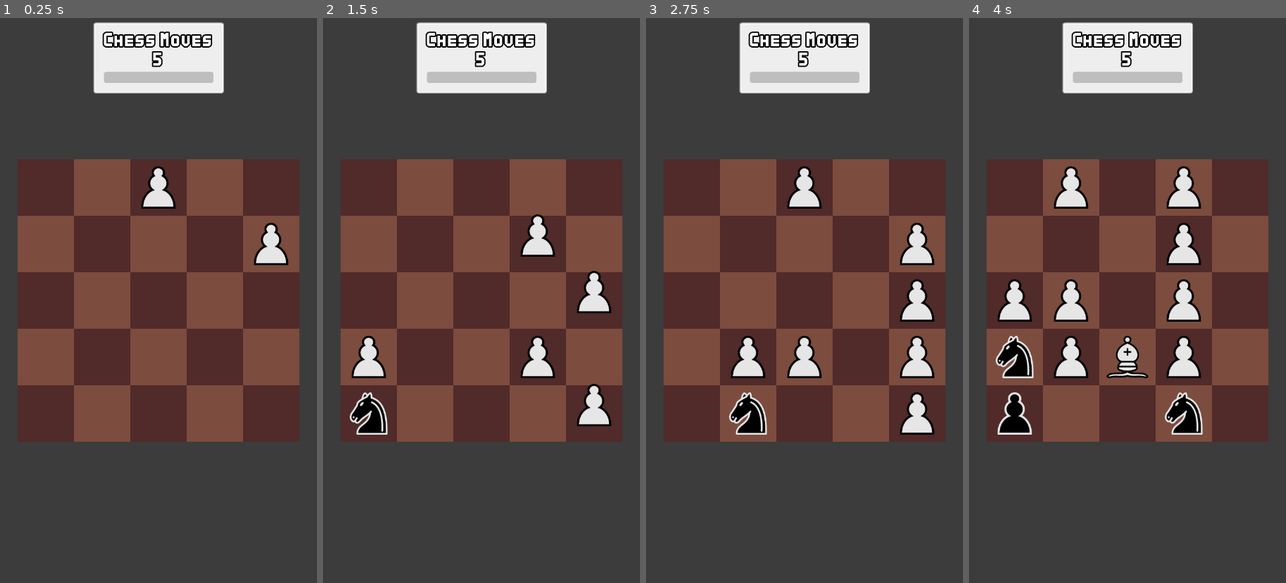
Above: before the commit, frames 1-4 (left to right).
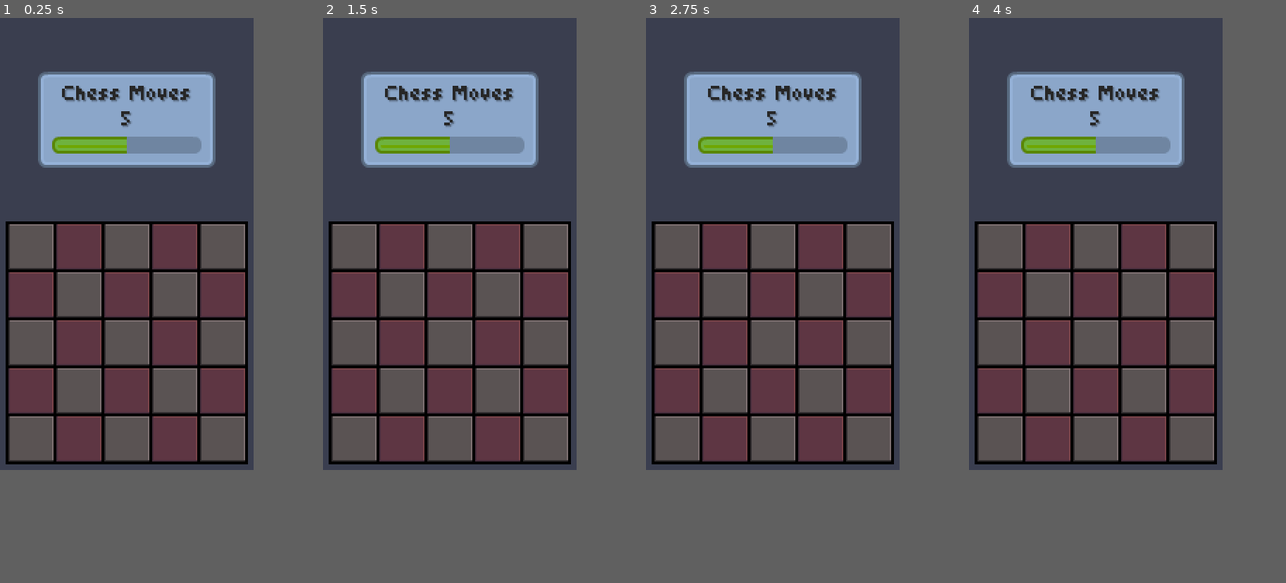
Above: after the commit, the same moments.

Repository: abaker-skudlarek/ChessTiles
Game: Godot game, scene res://Scenes/main.tscn
Same seed, same stepped clock (60 frames per second), same inputs: the game is played once before the commit and once after it. The engine's default icon, where the game draws it, is replaced by a stand-in: a white triangle on a blue panel in a dark square.
Inputs (mouse positions are in pixels of both pictures, inside the frame that each line leads up to):
- Up to frame 1 (0.25 s): no input
- Up to frame 2 (1.5 s): tap Enter at 0.5 s; move the mouse to (551, 272) at 0.52 s; hold Right (slide_move_right) 0.53-1.28 s; click (551, 272) at 0.67 s; tap Space at 1.25 s; move the mouse to (367, 413) at 1.27 s; hold Down (slide_move_down) from 1.28 s (still down); click (367, 413) at 1.42 s
- Up to frame 3 (2.75 s): tap Enter at 2 s; move the mouse to (836, 176) at 2.02 s; release Down (slide_move_down) at 2.03 s; hold Right (slide_move_right) from 2.03 s (still down)
- Up to frame 4 (4 s): tap Space at 2.75 s; move the mouse to (1111, 413) at 2.77 s; release Right (slide_move_right) at 2.78 s; hold Up (slide_move_up) 2.78-3.53 s; click (1111, 413) at 2.92 s; tap Enter at 3.5 s; move the mouse to (1222, 385) at 3.52 s; hold Left (slide_move_left) from 3.53 s (still down)
In our replay, the window is 450x800 before the commit and 360x640 after it. These sizes can differ from the game's own. Grey fills any space a smaller window leaves; there, only what the larger window draws over its background counts as a difference.

The runs differ from the first frame. In frame 1, 56% of the frame differs, in the area x 1-95%, y 0-79%; in frame 2, 57%; in frame 3, 57%; in frame 4, 55%.

Commit message:
added new board, updated UI to be correct size, new font

Diff:
--- a/Scenes/Board/board.tscn
+++ b/Scenes/Board/board.tscn
@@ -1,6 +1,10 @@
-[gd_scene load_steps=2 format=3 uid="uid://6w14jlhqkap5"]
+[gd_scene load_steps=3 format=3 uid="uid://6w14jlhqkap5"]
 
 [ext_resource type="Script" path="res://Scripts/Game/board.gd" id="1_6gofn"]
+[ext_resource type="Texture2D" uid="uid://cyo2lc3x0meu2" path="res://Sprites/Board/board.png" id="1_pd0hm"]
 
-[node name="Board" type="Node"]
+[node name="Board" type="Sprite2D"]
+texture_filter = 1
+position = Vector2(90, 230)
+texture = ExtResource("1_pd0hm")
 script = ExtResource("1_6gofn")
--- a/Scenes/Board/empty_move_overlay.tscn
+++ b/Scenes/Board/empty_move_overlay.tscn
@@ -1,16 +1,17 @@
 [gd_scene load_steps=4 format=3 uid="uid://b7e1nl1ppbvrw"]
 
 [ext_resource type="Script" path="res://Scripts/Game/empty_move_overlay.gd" id="1_o3f4l"]
-[ext_resource type="Texture2D" uid="uid://cmwq0g3ryqlxw" path="res://Sprites/Squares/empty_move_square_overlay.png" id="2_41vr5"]
+[ext_resource type="Texture2D" uid="uid://cipphmw2qfyqq" path="res://Sprites/Board/28x28_black_move_overlay.png" id="2_fiun6"]
 
 [sub_resource type="RectangleShape2D" id="RectangleShape2D_ltqoe"]
-size = Vector2(128, 128)
+size = Vector2(28, 28)
 
 [node name="EmptyMoveOverlay" type="Area2D"]
 script = ExtResource("1_o3f4l")
 
 [node name="Sprite2D" type="Sprite2D" parent="."]
-texture = ExtResource("2_41vr5")
+texture_filter = 1
+texture = ExtResource("2_fiun6")
 
 [node name="CollisionShape2D" type="CollisionShape2D" parent="."]
 shape = SubResource("RectangleShape2D_ltqoe")
--- a/Scenes/Board/enemy_move_overlay.tscn
+++ b/Scenes/Board/enemy_move_overlay.tscn
@@ -1,16 +1,17 @@
 [gd_scene load_steps=4 format=3 uid="uid://d3jrrpaqw32y1"]
 
 [ext_resource type="Script" path="res://Scripts/Game/enemy_move_overlay.gd" id="1_i25rs"]
-[ext_resource type="Texture2D" uid="uid://csqbyvcuu6sp2" path="res://Sprites/Squares/red_move_square_overlay.png" id="2_iduaq"]
+[ext_resource type="Texture2D" uid="uid://bucoq5366xur" path="res://Sprites/Board/28x28_red_move_overlay.png" id="2_0lxt4"]
 
 [sub_resource type="RectangleShape2D" id="RectangleShape2D_ltqoe"]
-size = Vector2(128, 128)
+size = Vector2(28, 28)
 
 [node name="EnemyMoveOverlay" type="Area2D"]
 script = ExtResource("1_i25rs")
 
 [node name="Sprite2D" type="Sprite2D" parent="."]
-texture = ExtResource("2_iduaq")
+texture_filter = 1
+texture = ExtResource("2_0lxt4")
 
 [node name="CollisionShape2D" type="CollisionShape2D" parent="."]
 shape = SubResource("RectangleShape2D_ltqoe")
--- a/Scenes/Pieces/Enemy/enemy_king.tscn
+++ b/Scenes/Pieces/Enemy/enemy_king.tscn
@@ -4,7 +4,6 @@
 [ext_resource type="Texture2D" uid="uid://b2ilap5plc1cg" path="res://Sprites/Enemy/b_king.png" id="2_hmgrl"]
 
 [node name="EnemyKing" instance=ExtResource("1_tf1g7")]
-scale = Vector2(0.75, 0.75)
 value = 20
 piece_name = "enemy_king"
 
--- a/Scenes/Pieces/Enemy/enemy_knight.tscn
+++ b/Scenes/Pieces/Enemy/enemy_knight.tscn
@@ -4,7 +4,6 @@
 [ext_resource type="Texture2D" uid="uid://bi21o1vfrebgc" path="res://Sprites/Enemy/b_knight.png" id="2_hejjn"]
 
 [node name="EnemyKnight" instance=ExtResource("1_53vnd")]
-scale = Vector2(0.75, 0.75)
 value = 3
 piece_name = "enemy_knight"
 
--- a/Scenes/Pieces/Enemy/enemy_pawn.tscn
+++ b/Scenes/Pieces/Enemy/enemy_pawn.tscn
@@ -4,7 +4,6 @@
 [ext_resource type="Texture2D" uid="uid://bce3jc36srac8" path="res://Sprites/Enemy/b_pawn.png" id="2_qh1bo"]
 
 [node name="EnemyPawn" instance=ExtResource("1_el0t1")]
-scale = Vector2(0.75, 0.75)
 value = 1
 piece_name = "enemy_pawn"
 
--- a/Scenes/Pieces/Enemy/enemy_piece_base.tscn
+++ b/Scenes/Pieces/Enemy/enemy_piece_base.tscn
@@ -8,6 +8,7 @@
 size = Vector2(128, 128)
 
 [node name="Area2D" type="Area2D"]
+scale = Vector2(0.18, 0.18)
 script = ExtResource("1_dsfhh")
 
 [node name="Sprite2D" type="Sprite2D" parent="."]
--- a/Scenes/Pieces/Enemy/enemy_queen.tscn
+++ b/Scenes/Pieces/Enemy/enemy_queen.tscn
@@ -4,7 +4,6 @@
 [ext_resource type="Texture2D" uid="uid://i3jxk35hwqk3" path="res://Sprites/Enemy/b_queen.png" id="2_87k8q"]
 
 [node name="EnemyQueen" instance=ExtResource("1_ovy78")]
-scale = Vector2(0.75, 0.75)
 value = 9
 piece_name = "enemy_queen"
 
--- a/Scenes/Pieces/Enemy/enemy_rook.tscn
+++ b/Scenes/Pieces/Enemy/enemy_rook.tscn
@@ -4,7 +4,6 @@
 [ext_resource type="Texture2D" uid="uid://bfgd0nf0yl71m" path="res://Sprites/Enemy/b_rook.png" id="2_ymlmw"]
 
 [node name="EnemyRook" instance=ExtResource("1_xbkle")]
-scale = Vector2(0.75, 0.75)
 value = 5
 piece_name = "enemy_rook"
 
--- a/Scenes/Pieces/Player/player_bishop.tscn
+++ b/Scenes/Pieces/Player/player_bishop.tscn
@@ -5,7 +5,6 @@
 [ext_resource type="Script" path="res://Scripts/Game/Pieces/player_bishop.gd" id="2_utnkl"]
 
 [node name="PlayerBishop" instance=ExtResource("1_ejgrv")]
-scale = Vector2(0.75, 0.75)
 script = ExtResource("2_utnkl")
 
 [node name="Sprite2D" parent="." index="0"]
--- a/Scenes/Pieces/Player/player_king.tscn
+++ b/Scenes/Pieces/Player/player_king.tscn
@@ -5,7 +5,6 @@
 [ext_resource type="Texture2D" uid="uid://c6bnr7flxneae" path="res://Sprites/Player/w_king.png" id="2_v152s"]
 
 [node name="PlayerKing" instance=ExtResource("1_jkld3")]
-scale = Vector2(0.75, 0.75)
 script = ExtResource("2_ec2sf")
 
 [node name="Sprite2D" parent="." index="0"]
--- a/Scenes/Pieces/Player/player_knight.tscn
+++ b/Scenes/Pieces/Player/player_knight.tscn
@@ -5,7 +5,6 @@
 [ext_resource type="Texture2D" uid="uid://ddb3mvx67epsl" path="res://Sprites/Player/w_knight.png" id="2_twe6k"]
 
 [node name="PlayerKnight" instance=ExtResource("1_ki6sf")]
-scale = Vector2(0.75, 0.75)
 script = ExtResource("2_b3suf")
 
 [node name="Sprite2D" parent="." index="0"]
--- a/Scenes/Pieces/Player/player_pawn.tscn
+++ b/Scenes/Pieces/Player/player_pawn.tscn
@@ -5,7 +5,6 @@
 [ext_resource type="Script" path="res://Scripts/Game/Pieces/player_pawn.gd" id="2_tjdu2"]
 
 [node name="PlayerPawn" instance=ExtResource("1_xitxf")]
-scale = Vector2(0.75, 0.75)
 script = ExtResource("2_tjdu2")
 
 [node name="Sprite2D" parent="." index="0"]
--- a/Scenes/Pieces/Player/player_piece_base.tscn
+++ b/Scenes/Pieces/Player/player_piece_base.tscn
@@ -8,6 +8,7 @@
 size = Vector2(128, 128)
 
 [node name="Area2D" type="Area2D"]
+scale = Vector2(0.18, 0.18)
 script = ExtResource("1_g7hxw")
 
 [node name="Sprite2D" type="Sprite2D" parent="."]
--- a/Scenes/Pieces/Player/player_queen.tscn
+++ b/Scenes/Pieces/Player/player_queen.tscn
@@ -8,7 +8,6 @@
 size = Vector2(128, 128)
 
 [node name="player_queen" instance=ExtResource("1_7f82r")]
-scale = Vector2(0.75, 0.75)
 script = ExtResource("2_dqydr")
 
 [node name="Sprite2D" parent="." index="0"]
--- a/Scenes/Pieces/Player/player_rook.tscn
+++ b/Scenes/Pieces/Player/player_rook.tscn
@@ -5,7 +5,6 @@
 [ext_resource type="Script" path="res://Scripts/Game/Pieces/player_rook.gd" id="2_rr8a2"]
 
 [node name="PlayerRook" instance=ExtResource("1_ru1f2")]
-scale = Vector2(0.75, 0.75)
 script = ExtResource("2_rr8a2")
 
 [node name="Sprite2D" parent="." index="0"]
--- a/Scenes/UI/chess_moves_ui.tscn
+++ b/Scenes/UI/chess_moves_ui.tscn
@@ -1,26 +1,23 @@
 [gd_scene load_steps=4 format=3 uid="uid://bfk0nh8h46qhx"]
 
 [ext_resource type="Script" path="res://Scripts/UI/chess_moves_ui.gd" id="1_jwq7c"]
-[ext_resource type="Texture2D" uid="uid://bnv10rdjqahgp" path="res://UI/Sprites/ProgressBars/square_shadow.png" id="1_p3xxb"]
-[ext_resource type="Texture2D" uid="uid://cku6rk7hja4mo" path="res://UI/Sprites/ProgressBars/squareYellow.png" id="2_me6xk"]
+[ext_resource type="Texture2D" uid="uid://bnv10rdjqahgp" path="res://UI/Sprites/ProgressBars/square_shadow.png" id="2_el3ct"]
+[ext_resource type="Texture2D" uid="uid://cku6rk7hja4mo" path="res://UI/Sprites/ProgressBars/squareYellow.png" id="3_awud6"]
 
 [node name="ChessMovesUI" type="PanelContainer"]
 texture_filter = 1
-offset_right = 297.0
-offset_bottom = 161.0
+offset_right = 126.0
+offset_bottom = 68.0
 script = ExtResource("1_jwq7c")
 
 [node name="VBoxContainer" type="VBoxContainer" parent="."]
 layout_mode = 2
 
 [node name="ChessMovesLabel" type="Label" parent="VBoxContainer"]
+texture_filter = 1
 layout_mode = 2
 text = "Chess Moves"
 horizontal_alignment = 1
-
-[node name="Spacer1" type="Control" parent="VBoxContainer"]
-layout_mode = 2
-size_flags_vertical = 3
 
 [node name="ChessMovesRemainingLabel" type="Label" parent="VBoxContainer"]
 layout_mode = 2
@@ -28,16 +25,15 @@
 horizontal_alignment = 1
 vertical_alignment = 1
 
-[node name="Spacer2" type="Control" parent="VBoxContainer"]
-layout_mode = 2
-size_flags_vertical = 3
-
 [node name="ChargeBar" type="TextureProgressBar" parent="VBoxContainer"]
 layout_mode = 2
+size_flags_stretch_ratio = 0.0
+value = 50.0
 nine_patch_stretch = true
-stretch_margin_left = 10
-stretch_margin_top = 10
-stretch_margin_right = 10
-stretch_margin_bottom = 15
-texture_under = ExtResource("1_p3xxb")
-texture_progress = ExtResource("2_me6xk")
+stretch_margin_left = 6
+stretch_margin_top = 6
+stretch_margin_right = 6
+stretch_margin_bottom = 6
+texture_under = ExtResource("2_el3ct")
+texture_progress = ExtResource("3_awud6")
+tint_progress = Color(0.435294, 0.819608, 0.858824, 1)
--- a/Scenes/UI/game_over_ui.tscn
+++ b/Scenes/UI/game_over_ui.tscn
@@ -3,16 +3,15 @@
 [ext_resource type="Script" path="res://Scripts/UI/game_over_ui.gd" id="1_04rhw"]
 
 [node name="GameOverUI" type="PanelContainer"]
-texture_filter = 1
 anchors_preset = 8
 anchor_left = 0.5
 anchor_top = 0.5
 anchor_right = 0.5
 anchor_bottom = 0.5
-offset_left = -180.0
-offset_top = -180.0
-offset_right = 180.0
-offset_bottom = 180.0
+offset_left = -73.0
+offset_top = -75.5
+offset_right = 73.0
+offset_bottom = 75.5
 grow_horizontal = 2
 grow_vertical = 2
 script = ExtResource("1_04rhw")
--- a/Scenes/UI/hud.tscn
+++ b/Scenes/UI/hud.tscn
@@ -9,10 +9,11 @@
 anchors_preset = 5
 anchor_left = 0.5
 anchor_right = 0.5
-offset_left = -148.5
-offset_top = 10.0
-offset_right = 148.5
-offset_bottom = 171.0
+offset_left = -63.0
+offset_top = 38.0
+offset_right = 63.0
+offset_bottom = 106.0
 grow_horizontal = 2
 
 [node name="GameOverUI" parent="." instance=ExtResource("2_86e4r")]
+visible = false
--- a/Scenes/main.tscn
+++ b/Scenes/main.tscn
@@ -5,6 +5,14 @@
 [ext_resource type="PackedScene" uid="uid://de32mbaaspe1p" path="res://Scenes/UI/end_game_scorer_ui.tscn" id="3_xyjwr"]
 
 [node name="Main" type="Node"]
+
+[node name="Background" type="ColorRect" parent="."]
+anchors_preset = 15
+anchor_right = 1.0
+anchor_bottom = 1.0
+grow_horizontal = 2
+grow_vertical = 2
+color = Color(0.227451, 0.243137, 0.309804, 1)
 
 [node name="HUD" parent="." instance=ExtResource("1_nm1hi")]
 
--- a/Scripts/Game/board.gd
+++ b/Scripts/Game/board.gd
@@ -4,9 +4,9 @@
 # -- Variables -- #
 # ------------------------------------------------------------------------------------------------ #
 
-const GRID_X_START_LOCATION: int = 104
-const GRID_Y_START_LOCATION: int = 384
-const GRID_OFFSET: int = 128
+const GRID_X_START_LOCATION: int = 22
+const GRID_Y_START_LOCATION: int = 163
+const GRID_OFFSET: int = 24
 const GRID_WIDTH: int = 5
 const GRID_HEIGHT: int = 5
 const NONE: String = "NONE"
@@ -254,14 +254,14 @@
 
 # ------------------------------------------------------------------------------------------------ #
 
-## Generate the board background by creating a grid of alternating sprites
-func _generate_board_background() -> void:
-	for i in GRID_WIDTH:
-		for j in GRID_HEIGHT:
-			var sprite := Sprite2D.new()
-			sprite.texture = ResourceManager.square_backgrounds["dark"] if (i + j) % 2 == 0 else ResourceManager.square_backgrounds["light"]
-			sprite.position = _grid_to_pixel(Vector2(i, j))
-			add_child(sprite)
+### Generate the board background by creating a grid of alternating sprites
+#func _generate_board_background() -> void:
+#	for i in GRID_WIDTH:
+#		for j in GRID_HEIGHT:
+#			var sprite := Sprite2D.new()
+#			sprite.texture = ResourceManager.square_backgrounds["dark"] if (i + j) % 2 == 0 else ResourceManager.square_backgrounds["light"]
+#			sprite.position = _grid_to_pixel(Vector2(i, j))
+#			add_child(sprite)
 
 # ------------------------------------------------------------------------------------------------ #
 
@@ -520,7 +520,7 @@
 ## Perform functions that need to occur at the start of the game
 func _on_state_changed_start_game() -> void:
 	_board = _create_empty_2d_array()
-	_generate_board_background()
+	#_generate_board_background()
 
 	# Get and spawn our starting pieces
 	var starting_pieces_to_spawn: Array = PieceSpawnManager.get_starting_pieces()
--- a/Themes/ui_theme.tres
+++ b/Themes/ui_theme.tres
@@ -1,46 +1,71 @@
-[gd_resource type="Theme" load_steps=10 format=3 uid="uid://dfotqr3hnuwjr"]
+[gd_resource type="Theme" load_steps=14 format=3 uid="uid://x3mhqnih38gy"]
 
-[ext_resource type="FontFile" uid="uid://2ic7ojsn1a1o" path="res://UI/Fonts/Kenney Bold.ttf" id="1_xltjr"]
-[ext_resource type="Texture2D" uid="uid://cthmpfqujkfca" path="res://UI/Sprites/Buttons/red_button02.png" id="2_r8e7j"]
-[ext_resource type="Texture2D" uid="uid://bxt7kh76nea4w" path="res://UI/Sprites/Buttons/red_button01.png" id="3_fkk8w"]
-[ext_resource type="Texture2D" uid="uid://cmya03lyphagl" path="res://UI/Sprites/Buttons/red_button00.png" id="4_6oejt"]
-[ext_resource type="Texture2D" uid="uid://boyp6pprou8io" path="res://UI/Sprites/Panels/grey_panel.png" id="5_aa8py"]
+[ext_resource type="Texture2D" uid="uid://cthmpfqujkfca" path="res://UI/Sprites/Buttons/red_button_hover.png" id="1_7qhpe"]
+[ext_resource type="Texture2D" uid="uid://bxt7kh76nea4w" path="res://UI/Sprites/Buttons/red_button_normal.png" id="2_ca2ng"]
+[ext_resource type="Texture2D" uid="uid://boyp6pprou8io" path="res://UI/Sprites/Panels/grey_panel.png" id="2_j4g4k"]
+[ext_resource type="Texture2D" uid="uid://cmya03lyphagl" path="res://UI/Sprites/Buttons/red_button_pressed.png" id="3_ymw3d"]
+[ext_resource type="FontFile" uid="uid://cjg2svkpm8ejc" path="res://UI/Fonts/Ant Party.ttf" id="5_fpv3i"]
+[ext_resource type="Texture2D" uid="uid://bnv10rdjqahgp" path="res://UI/Sprites/ProgressBars/square_shadow.png" id="6_8hfed"]
+[ext_resource type="Texture2D" uid="uid://cku6rk7hja4mo" path="res://UI/Sprites/ProgressBars/squareYellow.png" id="7_22xvj"]
 
-[sub_resource type="StyleBoxTexture" id="StyleBoxTexture_3t3k2"]
-texture = ExtResource("2_r8e7j")
-texture_margin_left = 24.0
-texture_margin_top = 24.0
-texture_margin_right = 24.0
-texture_margin_bottom = 24.0
+[sub_resource type="StyleBoxTexture" id="StyleBoxTexture_lcril"]
+texture = ExtResource("1_7qhpe")
+texture_margin_left = 10.0
+texture_margin_top = 10.0
+texture_margin_right = 10.0
+texture_margin_bottom = 10.0
 
-[sub_resource type="StyleBoxTexture" id="StyleBoxTexture_21hsw"]
-texture = ExtResource("3_fkk8w")
-texture_margin_left = 24.0
-texture_margin_top = 24.0
-texture_margin_right = 24.0
-texture_margin_bottom = 24.0
+[sub_resource type="StyleBoxTexture" id="StyleBoxTexture_pgnke"]
+texture = ExtResource("2_ca2ng")
+texture_margin_left = 10.0
+texture_margin_top = 10.0
+texture_margin_right = 10.0
+texture_margin_bottom = 10.0
 
-[sub_resource type="StyleBoxTexture" id="StyleBoxTexture_3qxyo"]
-texture = ExtResource("4_6oejt")
+[sub_resource type="StyleBoxTexture" id="StyleBoxTexture_4lkgk"]
+texture = ExtResource("3_ymw3d")
+texture_margin_left = 10.0
+texture_margin_top = 10.0
+texture_margin_right = 10.0
+texture_margin_bottom = 10.0
 
-[sub_resource type="StyleBoxTexture" id="StyleBoxTexture_2lga4"]
-texture = ExtResource("5_aa8py")
-texture_margin_left = 24.0
-texture_margin_top = 24.0
-texture_margin_right = 24.0
-texture_margin_bottom = 24.0
+[sub_resource type="StyleBoxTexture" id="StyleBoxTexture_weu1q"]
+texture = ExtResource("2_j4g4k")
+texture_margin_left = 10.0
+texture_margin_top = 10.0
+texture_margin_right = 10.0
+texture_margin_bottom = 10.0
+modulate_color = Color(0.583586, 0.697798, 0.845022, 1)
+
+[sub_resource type="StyleBoxTexture" id="StyleBoxTexture_fmm8h"]
+texture = ExtResource("6_8hfed")
+texture_margin_left = 10.0
+texture_margin_top = 10.0
+texture_margin_right = 10.0
+texture_margin_bottom = 10.0
+
+[sub_resource type="StyleBoxTexture" id="StyleBoxTexture_a18x5"]
+texture = ExtResource("7_22xvj")
+texture_margin_left = 10.0
+texture_margin_top = 10.0
+texture_margin_right = 10.0
+texture_margin_bottom = 10.0
+modulate_color = Color(0.478431, 0.858824, 0.811765, 1)
 
 [resource]
+default_font_size = 13
 Button/colors/font_outline_color = Color(0, 0, 0, 1)
-Button/constants/outline_size = 12
-Button/font_sizes/font_size = 24
-Button/fonts/font = ExtResource("1_xltjr")
-Button/styles/hover = SubResource("StyleBoxTexture_3t3k2")
-Button/styles/normal = SubResource("StyleBoxTexture_21hsw")
-Button/styles/pressed = SubResource("StyleBoxTexture_3qxyo")
-Label/colors/font_outline_color = Color(0, 0, 0, 1)
-Label/constants/line_spacing = 3
-Label/constants/outline_size = 12
-Label/font_sizes/font_size = 24
-Label/fonts/font = ExtResource("1_xltjr")
-PanelContainer/styles/panel = SubResource("StyleBoxTexture_2lga4")
+Button/constants/outline_size = 2
+Button/font_sizes/font_size = 14
+Button/fonts/font = ExtResource("5_fpv3i")
+Button/styles/hover = SubResource("StyleBoxTexture_lcril")
+Button/styles/normal = SubResource("StyleBoxTexture_pgnke")
+Button/styles/pressed = SubResource("StyleBoxTexture_4lkgk")
+Label/colors/font_color = Color(0.152941, 0.152941, 0.152941, 1)
+Label/colors/font_shadow_color = Color(0, 0, 0, 0.239216)
+Label/font_sizes/font_size = 14
+Label/fonts/font = ExtResource("5_fpv3i")
+PanelContainer/styles/panel = SubResource("StyleBoxTexture_weu1q")
+ProgressBar/font_sizes/font_size = 16
+ProgressBar/styles/background = SubResource("StyleBoxTexture_fmm8h")
+ProgressBar/styles/fill = SubResource("StyleBoxTexture_a18x5")
--- a/default_bus_layout.tres
+++ /dev/null
@@ -1,3 +0,0 @@
-[gd_resource type="AudioBusLayout" format=3 uid="uid://lvk8b0520umd"]
-
-[resource]
--- a/project.godot
+++ b/project.godot
@@ -29,9 +29,11 @@
 
 [display]
 
-window/size/viewport_width=720
-window/size/viewport_height=1280
+window/size/viewport_width=180
+window/size/viewport_height=320
 window/size/initial_position_type=2
+window/size/window_width_override=720
+window/size/window_height_override=1280
 window/stretch/mode="viewport"
 window/handheld/orientation=1
 
@@ -92,4 +94,5 @@
 
 [rendering]
 
+textures/canvas_textures/default_texture_filter=0
 environment/defaults/default_clear_color=Color(0.235294, 0.235294, 0.235294, 1)
Binary file added: Sprites/Board/28x28_black_move_overlay.png
Not shown, changed: Sprites/Board/28x28_black_move_overlay.png.import
Binary file added: Sprites/Board/28x28_red_move_overlay.png
Not shown, added: Sprites/Board/28x28_red_move_overlay.png.import
Binary file added: Sprites/Board/board.png
Not shown, changed: Sprites/Board/board.png.import
Binary file added: UI/Fonts/Ant Party.ttf
Not shown, added: UI/Fonts/Ant Party.ttf.import
Binary file added: UI/Fonts/Bitty.ttf
Not shown, added: UI/Fonts/Bitty.ttf.import
Binary file added: UI/Fonts/Breadcrumbs & Flakery.ttf
Not shown, added: UI/Fonts/Breadcrumbs & Flakery.ttf.import
(and 18 more such lines)
